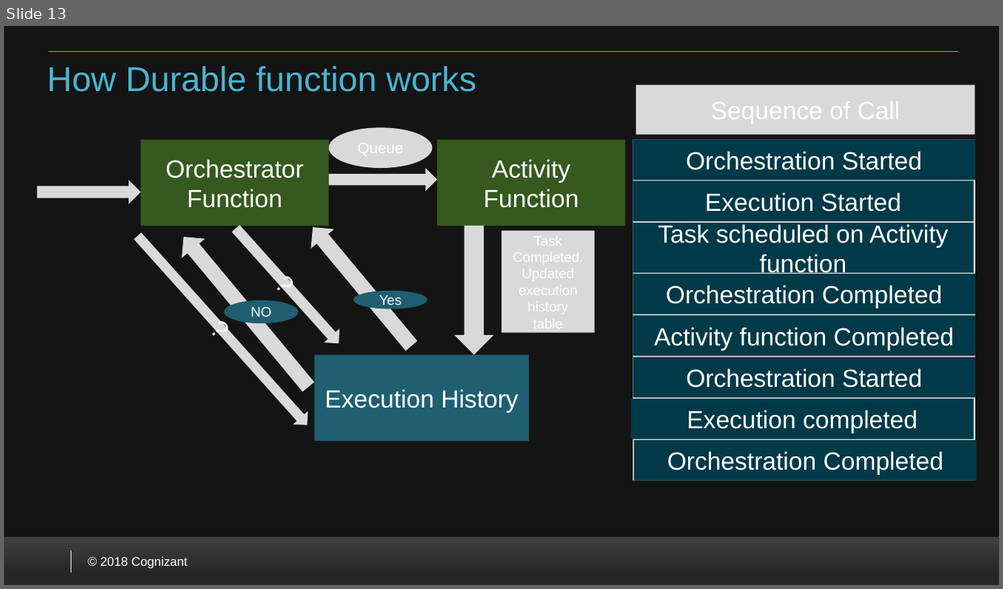
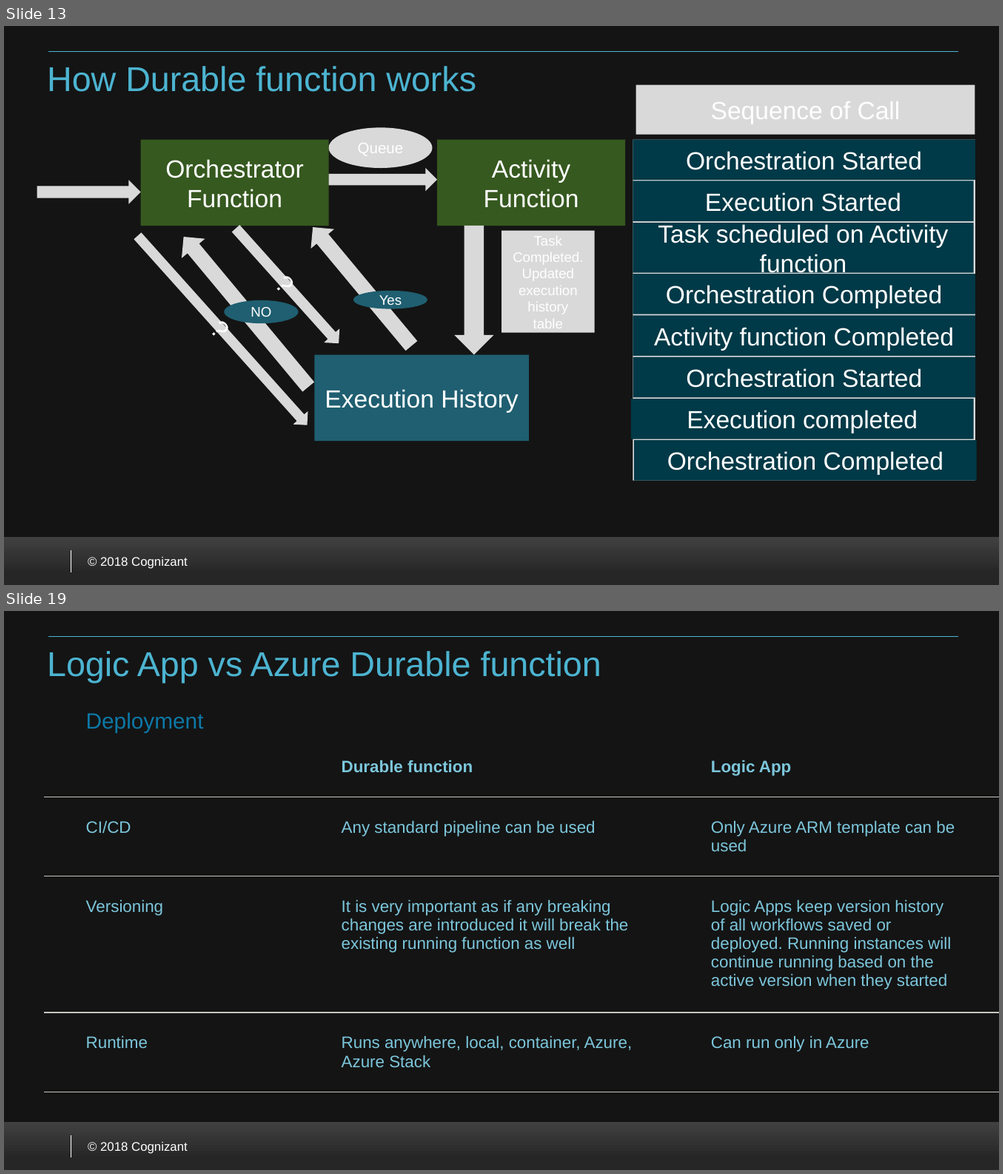
Before and after one commit to VenkateshSrini/MyDocuments, a slide deck: Azurefunction 2.0.pptx. Shown one above the other, each under a label of ours: slide 13 before the commit, slides 13 and 19 after it; the slides between them are not shown. The pictures are 1003x589 and 1003x1174 pixels, drawn with LibreOffice and Linux fonts; fonts in the diff are those of the drawing; background and template pictures are left out. Boxes give left, top, right and bottom in pixels: in the first picture for what was removed or moved away, otherwise in the second. Text is boxed around its words. In the diff, an @@ line names an element or a change of style, - is before the commit and + after.

```diff
--- a/Azurefunction 2.0.pptx
+++ b/Azurefunction 2.0.pptx
@@ slide 19 added at (4, 611, 999, 1170), background #FFFFFF; not listed: 5 template elements that a slide beside it also shows @@
@@ title added at (47, 651, 601, 684), 25 pt, text #4CB4D1 @@
+Logic App vs Azure Durable function
@@ text added at (86, 712, 204, 732), 16 pt, text #0D78A6 @@
+Deployment
@@ table added at (44, 736, 999, 1105), 4 rows, 3 columns @@
+ | Durable function | Logic App
+CI/CD | Any standard pipeline can be used | Only Azure ARM template can be used
+Versioning | It is very important as if any breaking changes are introduced it will break the existing running function as well | Logic Apps keep version history / of all workflows saved or / deployed. Running instances will / continue running based on the / active version when they started
+Runtime | Runs anywhere, local, container, Azure, Azure Stack | Can run only in Azure
```
Also in this commit, not shown: 7 other slides added.
